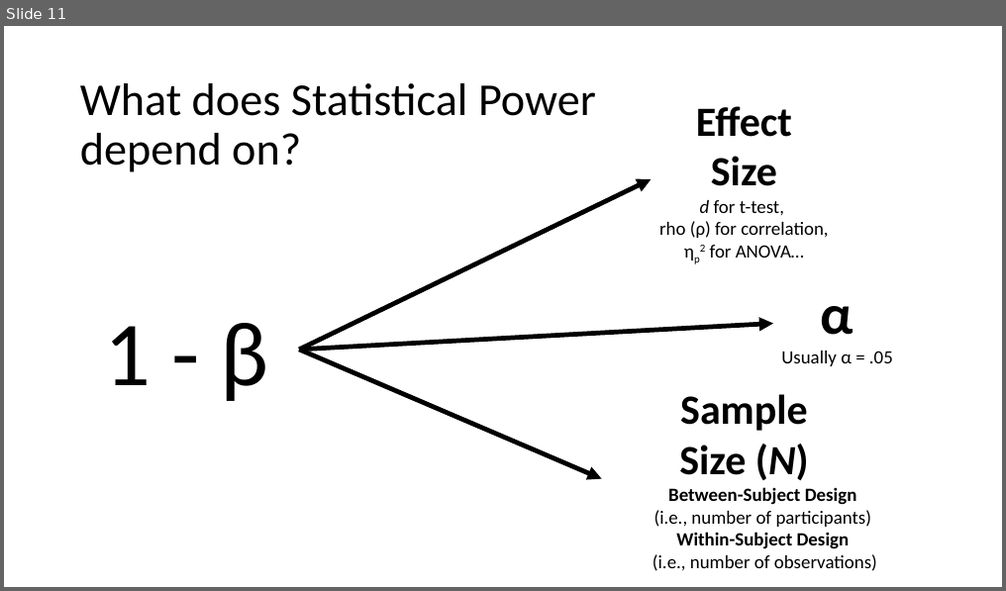
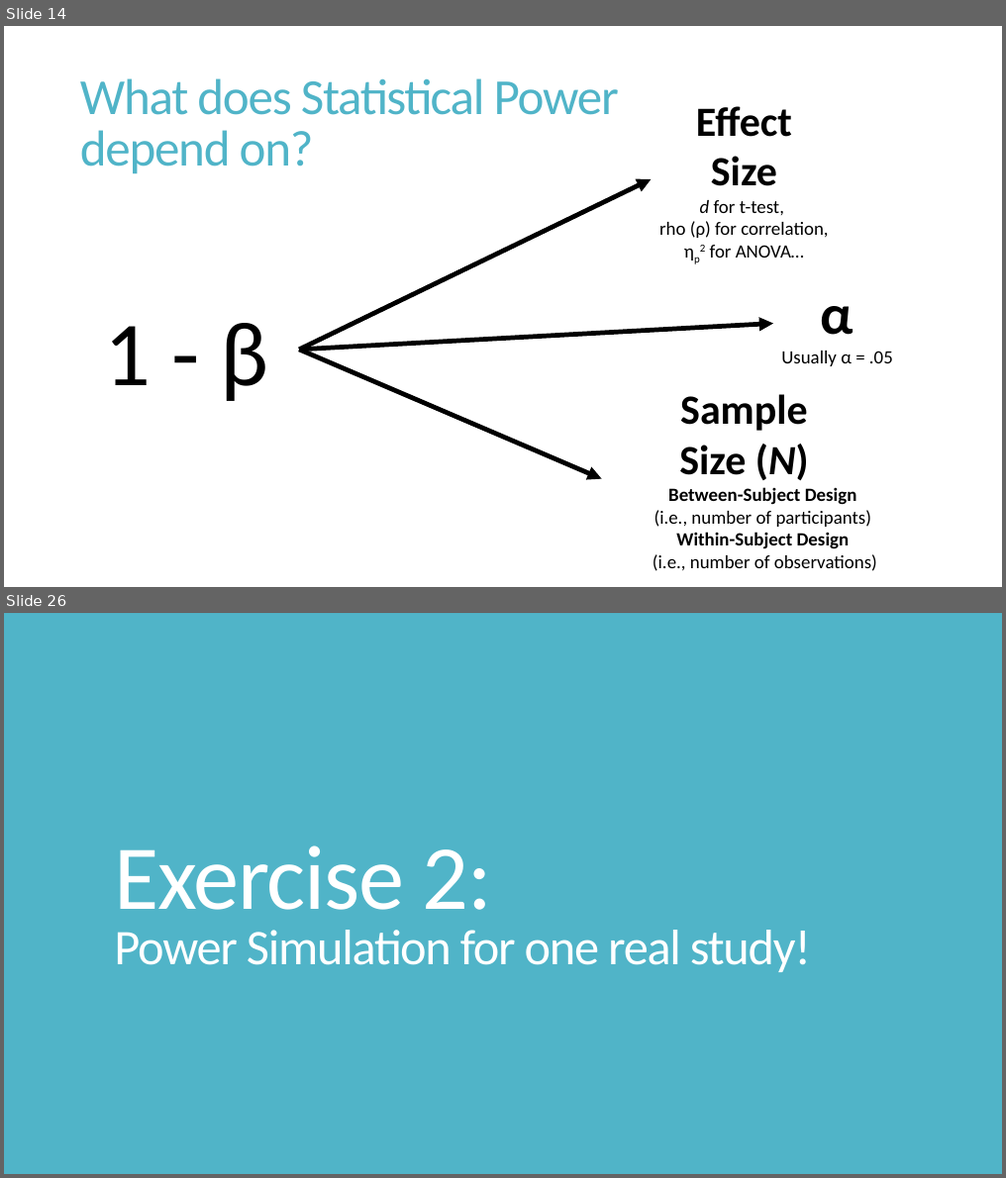
Before and after one commit to ncypris/power_sim, a slide deck: Power Simulation Workshop.pptx. Shown one above the other, each under a label of ours: slide 11 before the commit, slides 14 and 26 after it; the slides between them are not shown. The pictures are 1006x591 and 1006x1178 pixels, drawn with LibreOffice and Linux fonts; fonts in the diff are those of the drawing. Boxes give left, top, right and bottom in pixels: in the first picture for what was removed or moved away, otherwise in the second. Text is boxed around its words. In the diff, an @@ line names an element or a change of style, - is before the commit and + after.

Commit message:
Format and extra slides

```diff
--- a/Power Simulation Workshop.pptx
+++ b/Power Simulation Workshop.pptx
@@ slide 26 added at (x1=4, y1=613, x2=1002, y2=1174), background #50B4C8 @@
@@ title added at (x1=114, y1=846, x2=811, y2=972), 48 pt, text #FFFFFF @@
+Exercise 2:
+Power Simulation for one real study!
@@ what was slide 11 is now slide 14 @@
@@ slide 14 changed as well @@
@@ title "What does Statistical Power depend ..." at (x1=80, y1=78, x2=619, y2=174): size 44 to 48.6 pt, text colour #000000 to #50B4C8, letter spacing 0 to -1.2 pt; line spacing 0.9 to 0.85 @@
```
Also in this commit, not shown: 14 other slides changed, 14 other slides added, 1 slide removed.
